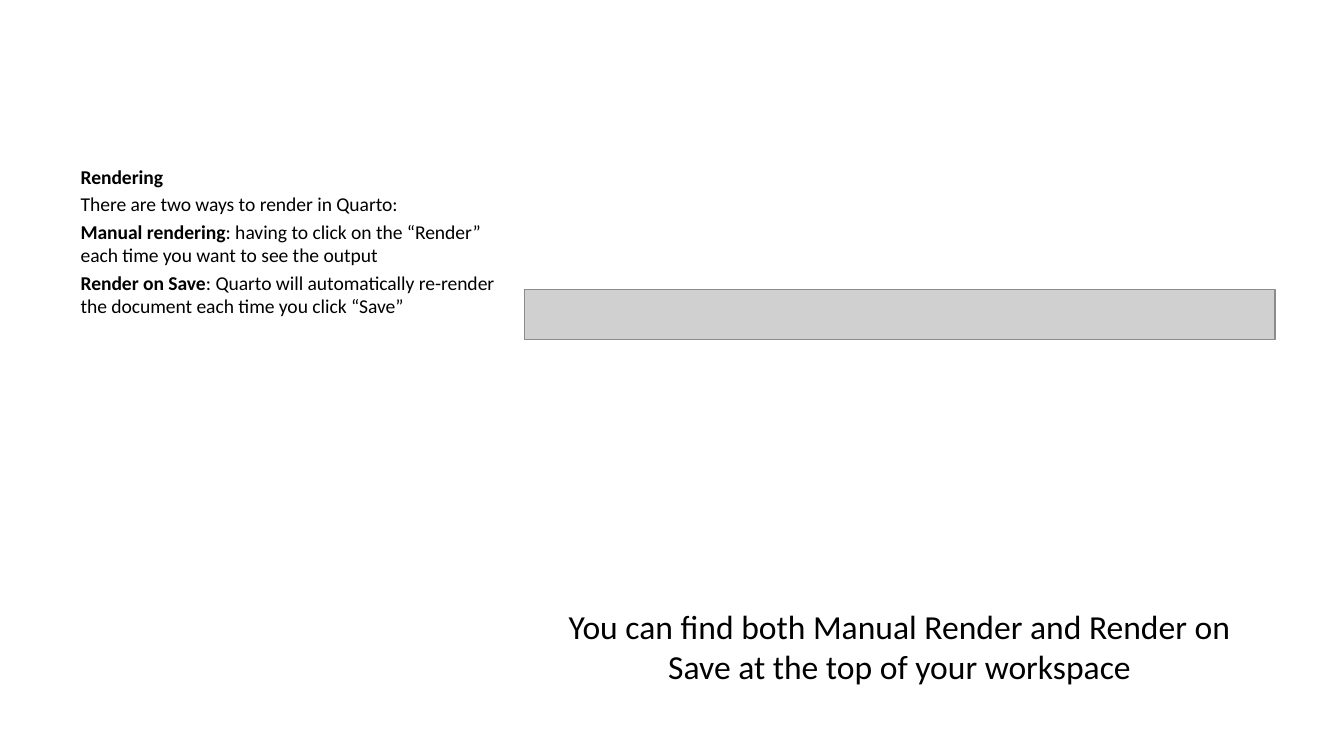
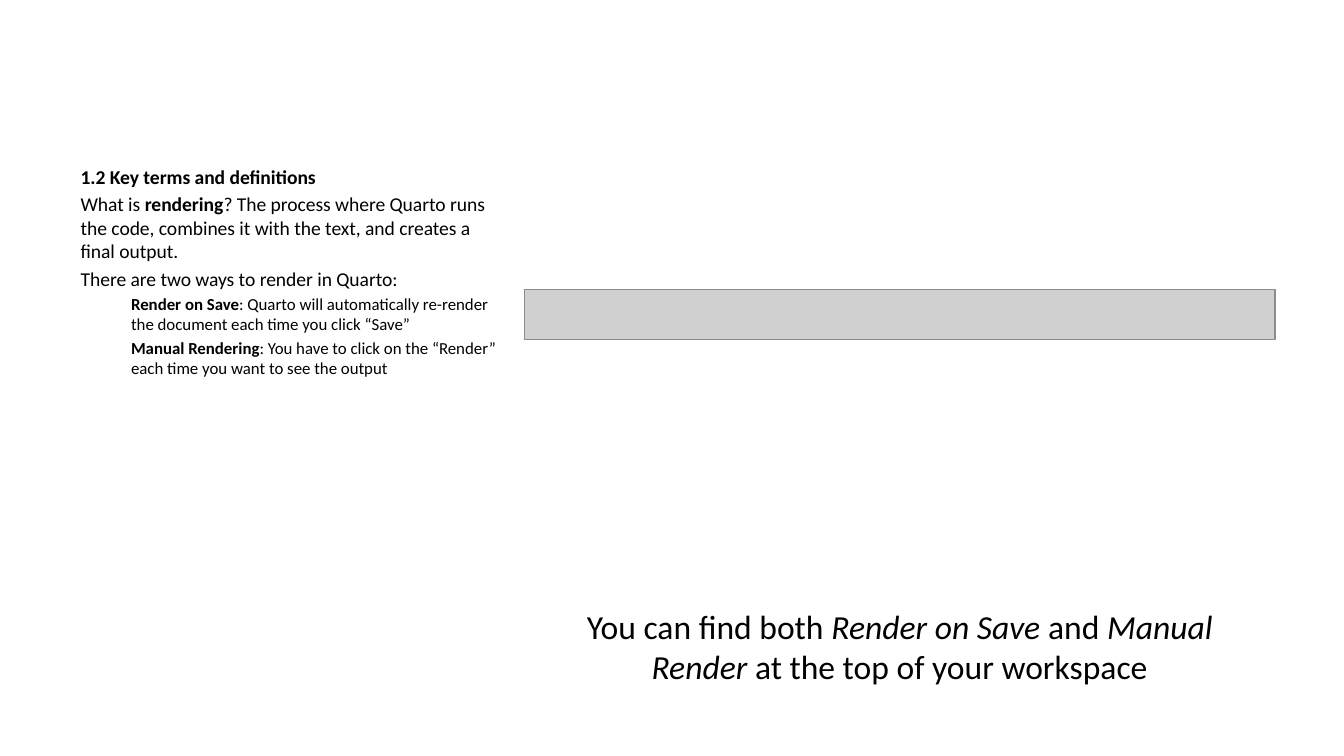
Before and after one commit to lmu-osc/train-the-trainer-student-track-OS, a slide deck: slide 13 of _site/materials/OS-M3/OS-M3-S6-Quarto/OS-M3-S6-Quarto-slides.pptx (slide 18 before the commit). Drawn at 1344x756 pixels with LibreOffice and Linux fonts; fonts in the diff are those of the drawing; grey boxes stand for pictures. Boxes give left, top, right and bottom in pixels: in the first picture for what was removed or moved away, otherwise in the second. Text is boxed around its words. In the diff, an @@ line names an element or a change of style, - is before the commit and + after.

```diff
--- a/_site/materials/OS-M3/OS-M3-S6-Quarto/OS-M3-S6-Quarto-slides.pptx
+++ b/_site/materials/OS-M3/OS-M3-S6-Quarto/OS-M3-S6-Quarto-slides.pptx
@@ text at box(81, 170, 485, 261): text changed; bold off @@
-Rendering
+1.2 Key terms and definitions
+What is rendering? The process where Quarto runs the code, combines it with the text, and creates a final output.
@@ text at box(81, 225, 481, 265): paragraph removed @@
-Manual rendering: having to click on the “Render” each time you want to see the output
@@ text at box(131, 298, 488, 333): size 10.5 to 9 pt in "Render on Save: Quarto will automatically re-render ..."; list level 1 to 2 in "Render on Save: Quarto will ..." @@
@@ text at box(131, 342, 496, 377): paragraph added @@
+  Manual Rendering: You have to click on the “Render” each time you want to see the output
@@ text at box(587, 615, 1212, 685): text changed @@
-You can find both Manual Render and Render on Save at the top of your workspace
+You can find both Render on Save and Manual Render at the top of your workspace
```
Also in this commit, not shown: 72 other slides changed, 7 slides added, 4 slides removed, 39 other files.
